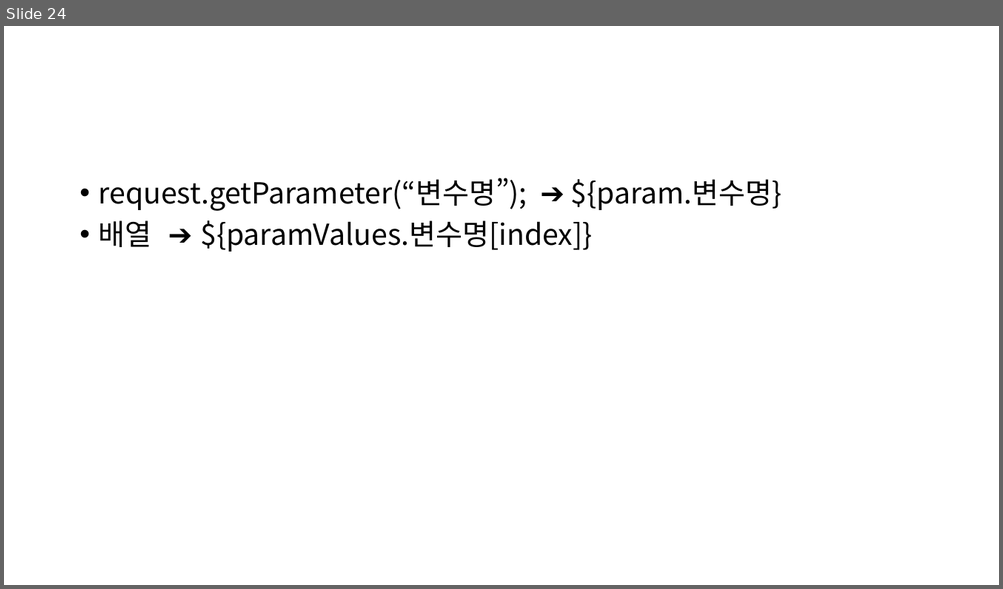
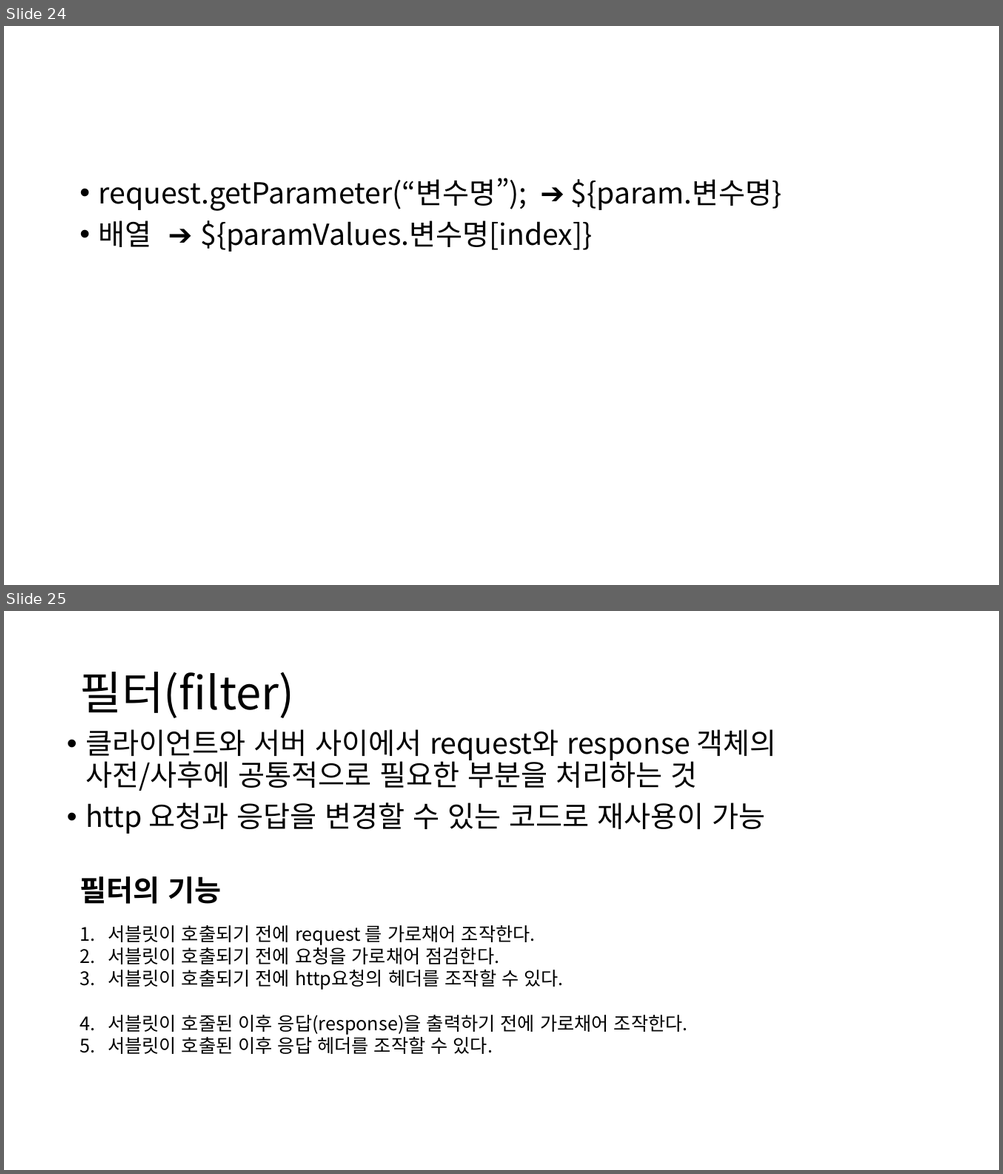
Before and after one commit to ChaeKyungChul/Document.File, a slide deck: 메모장/자바메모/JAVA.JSP/서블릿 & JSP.pptx. Shown one above the other, each under a label of ours: slide 24 before the commit, slides 24 and 25 after it. The pictures are 1003x589 and 1003x1174 pixels, drawn with LibreOffice and Linux fonts; fonts in the diff are those of the drawing. Boxes give left, top, right and bottom in pixels: in the first picture for what was removed or moved away, otherwise in the second. Text is boxed around its words. In the diff, an @@ line names an element or a change of style, - is before the commit and + after.

```diff
--- a/메모장/자바메모/JAVA.JSP/서블릿 & JSP.pptx
+++ b/메모장/자바메모/JAVA.JSP/서블릿 & JSP.pptx
@@ slide 25 added at box(4, 611, 999, 1170), background #FFFFFF @@
@@ title added at box(79, 672, 294, 718), 44 pt, text #000000 @@
+필터(filter)
@@ text added at box(85, 729, 777, 834), 28 pt, text #000000 @@
+• 클라이언트와 서버 사이에서 request와 response 객체의 사전/사후에 공통적으로 필요한 부분을 처리하는 것
+• http 요청과 응답을 변경할 수 있는 코드로 재사용이 가능
@@ text added at box(79, 877, 221, 904), 28 pt, text #000000, bold @@
+필터의 기능
@@ text added at box(108, 925, 688, 1054), 18 pt, text #000000 @@
+1. 서블릿이 호출되기 전에 request 를 가로채어 조작한다.
+2. 서블릿이 호출되기 전에 요청을 가로채어 점검한다.
+3. 서블릿이 호출되기 전에 http요청의 헤더를 조작할 수 있다.
+4. 서블릿이 호줄된 이후 응답(response)을 출력하기 전에 가로채어 조작한다.
+5. 서블릿이 호출된 이후 응답 헤더를 조작할 수 있다.
```
Also in this commit, not shown: 5 other slides added, 1 slide removed, 24 other files.
